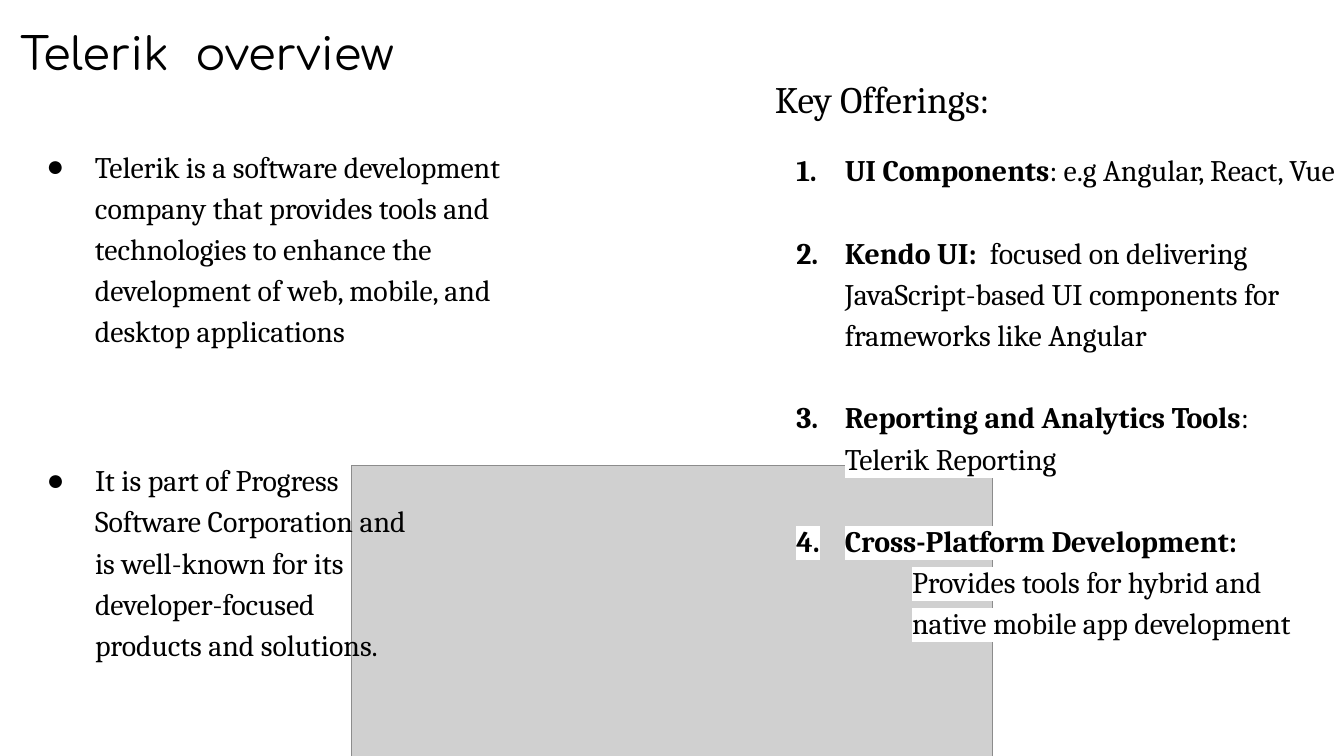
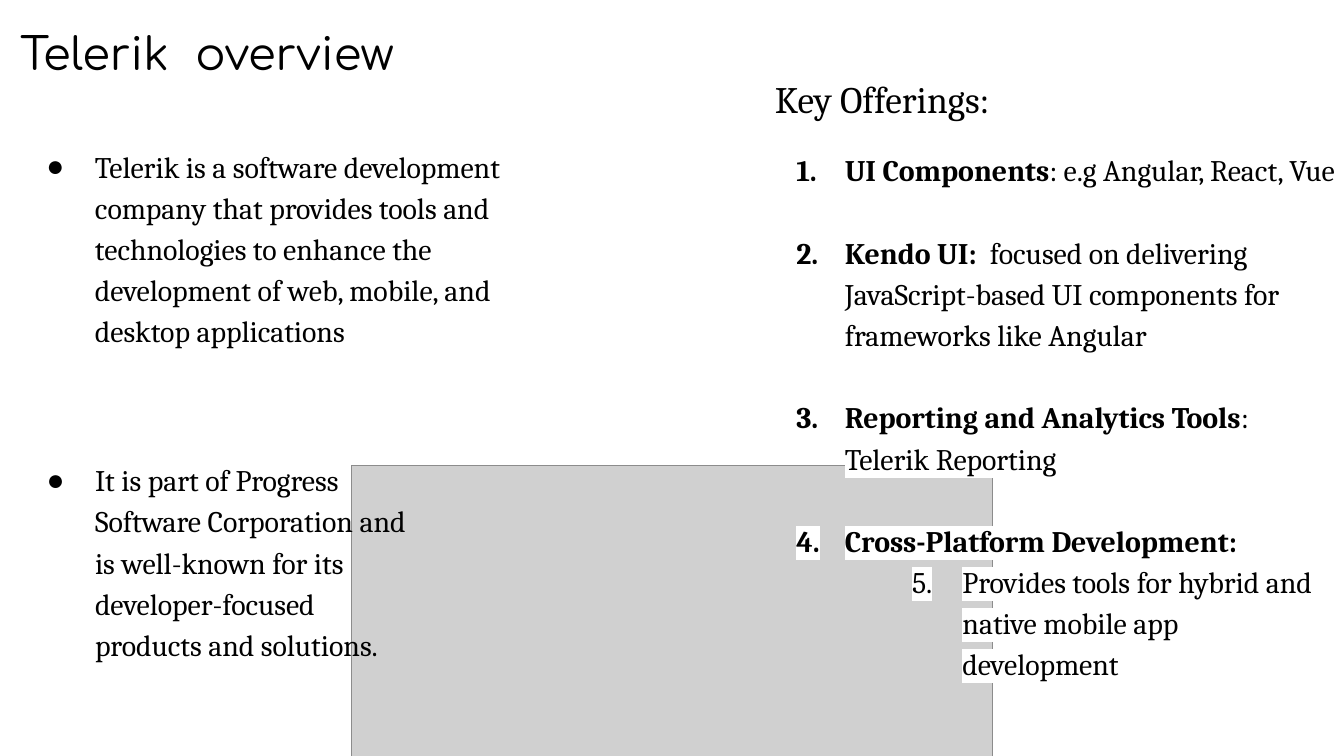
Before and after one commit to samar123419/QA_Automation_middle_project, a slide deck: slide 2 of middle presentation.pptx. Drawn at 1344x756 pixels with LibreOffice and Linux fonts; fonts in the diff are those of the drawing; grey boxes stand for pictures; background and template pictures are left out. Boxes give left, top, right and bottom in pixels: in the first picture for what was removed or moved away, otherwise in the second. Text is boxed around its words. In the diff, an @@ line names an element or a change of style, - is before the commit and + after.

```diff
--- a/middle presentation.pptx
+++ b/middle presentation.pptx
@@ text at bbox=[962, 565, 1312, 682]: bullet none to 1. @@
```
